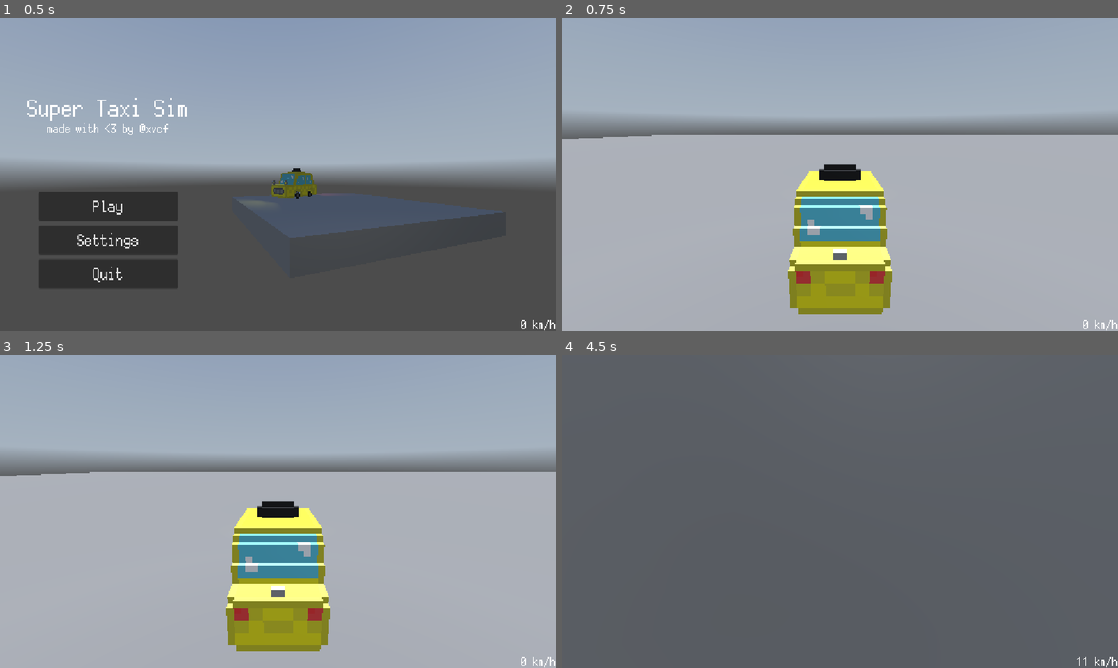
Above: before the commit, frames 1-4 (two rows, left to right).
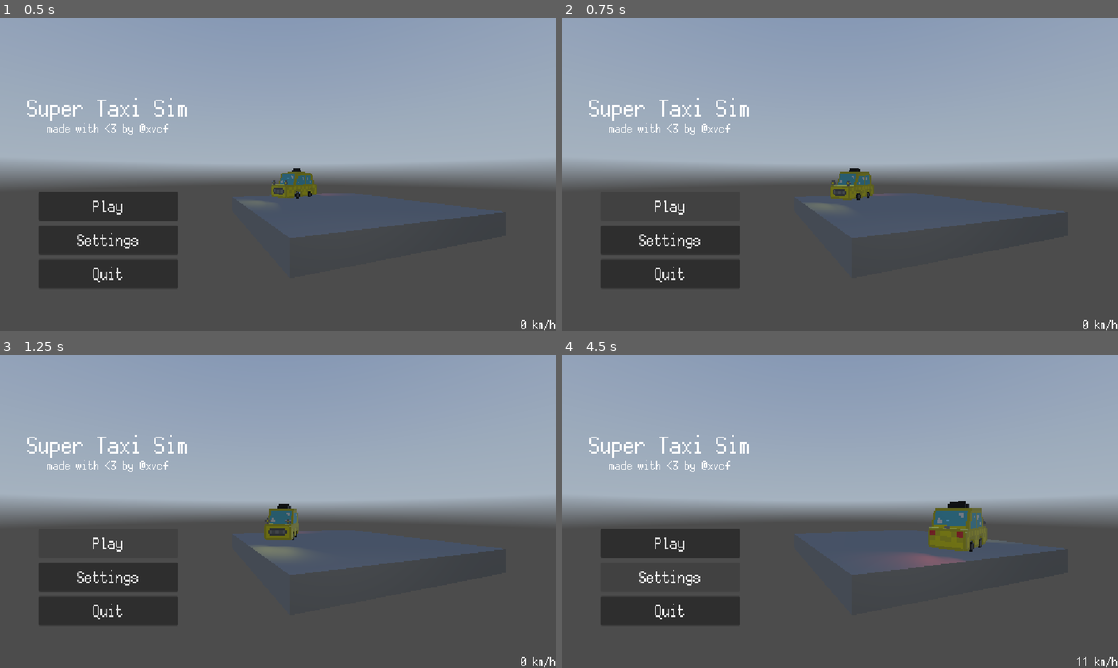
Above: after the commit, the same moments.

Repository: RafaeloxMC/super-taxi-sim
Game: Godot game, scene res://scenes/main_menu.tscn
Same seed, same stepped clock (60 frames per second), same inputs: the game is played once before the commit and once after it. A sky picture missing from this copy of the repository is replaced by a grey-blue gradient.
Inputs (mouse positions are in pixels of both pictures, inside the frame that each line leads up to):
- Up to frame 1 (0.5 s): no input
- Up to frame 2 (0.75 s): click "Play" at 0.5 s
- Up to frame 3 (1.25 s): no input
- Up to frame 4 (4.5 s): click (667, 542) at 1.25 s, where only the run after the commit has a clickable "Play"; click (667, 577) at 2 s, where only the run after the commit has a clickable "Settings"; hold Right (ui_right) 2.78-3.53 s; tap Alt at 2.85, 4.35 s; hold Down (ui_down) 3.53-4.28 s; tap Shift at 3.6 s; hold Right (ui_right) from 4.28 s (still down)

Frame 1 is identical in both runs. In frame 2, 58% of the frame differs, in the area x 0-100%, y 25-100%; in frame 3, 58%; in frame 4, 65%, in the area x 0-100%, y 0-87%.
Error after the commit: Invalid type in function 'call_scene' in base 'Node (scene_manager.gd)'. Cannot convert argument 1 from Object to String. (res://scripts/main_menu.gd:6)

Commit message:
Update scene manager to be a scene

Diff:
--- a/project.godot
+++ b/project.godot
@@ -17,7 +17,7 @@
 
 [autoload]
 
-SceneManager="*res://scripts/scene_manager.gd"
+SceneManager="*res://scenes/scene_manager.tscn"
 
 [display]
 
--- /dev/null
+++ b/scenes/scene_manager.tscn
@@ -0,0 +1,14 @@
+[gd_scene load_steps=5 format=3 uid="uid://b4yw6iohgl6pr"]
+
+[ext_resource type="Script" uid="uid://lmju3dyvlck3" path="res://scripts/scene_manager.gd" id="1_we8k5"]
+[ext_resource type="PackedScene" uid="uid://cet43gqdwse05" path="res://scenes/main_menu.tscn" id="2_h7lqg"]
+[ext_resource type="PackedScene" uid="uid://n0gdpr68s0ip" path="res://scenes/settings.tscn" id="3_q7wi7"]
+[ext_resource type="PackedScene" uid="uid://bm5tjvuqrtah6" path="res://scenes/world.tscn" id="4_6k21d"]
+
+[node name="Scene Manager" type="Node"]
+script = ExtResource("1_we8k5")
+scenes = Dictionary[String, PackedScene]({
+"main_menu": ExtResource("2_h7lqg"),
+"settings": ExtResource("3_q7wi7"),
+"world": ExtResource("4_6k21d")
+})
--- a/scripts/scene_manager.gd
+++ b/scripts/scene_manager.gd
@@ -1,4 +1,10 @@
 extends Node
 
-func call_scene(scene: PackedScene) -> void:
+@export var scenes: Dictionary[String, PackedScene]
+
+func call_packed(scene: PackedScene) -> void:
 	get_tree().change_scene_to_packed(scene)
+
+func call_scene(scene: String) -> void:
+	if scenes.get(scene):
+		call_packed(scenes.get(scene))
